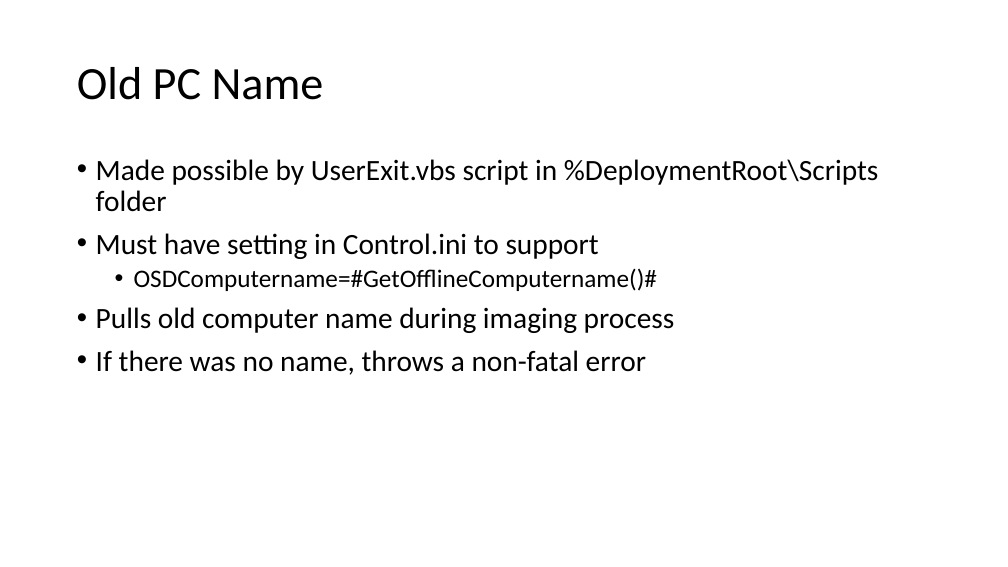
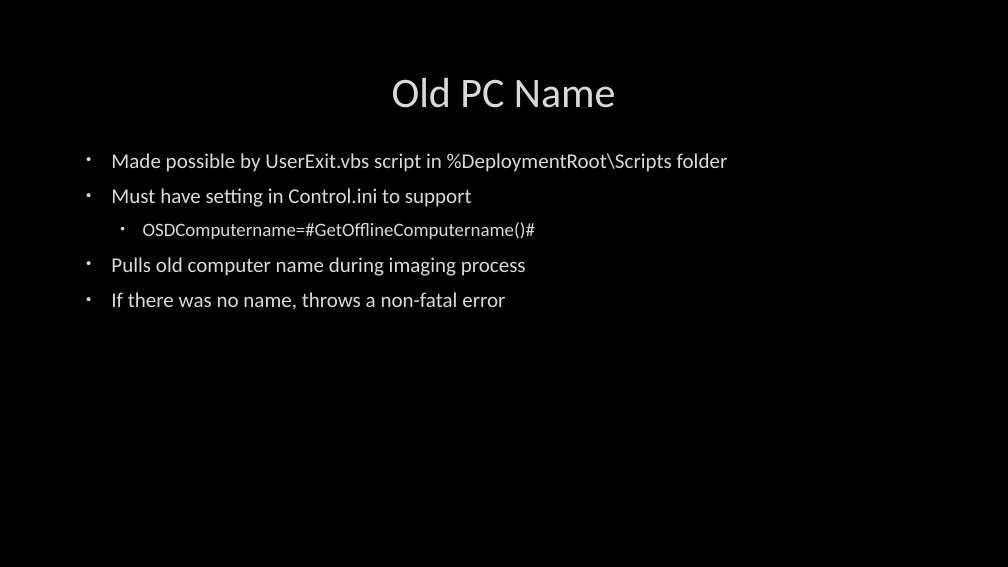
Before and after one commit to fydexx/HECC-2018, a slide deck: slide 3 of Part_02/Section03.pptx. Drawn at 1008x567 pixels with LibreOffice and Linux fonts; fonts in the diff are those of the drawing; background and template pictures are left out. Boxes give left, top, right and bottom in pixels: in the first picture for what was removed or moved away, otherwise in the second. Text is boxed around its words. In the diff, an @@ line names an element or a change of style, - is before the commit and + after.

```diff
--- a/Part_02/Section03.pptx
+++ b/Part_02/Section03.pptx
@@ background #FFFFFF to picture (left out) @@
@@ title "Old PC Name": place and size @@
-title "Old PC Name" at <box>77,67,324,100</box>
+title "Old PC Name" at <box>392,78,616,108</box>
@@ title "Old PC Name" at <box>392,78,616,108</box>: size 44 to 40 pt, text colour #000000 to #DADADA, letter outline none to #404040 0.75 pt; alignment left to centre; line spacing 0.9 to 1 @@
@@ text "Made possible by UserExit.vbs script ...": place and size @@
-text "Made possible by UserExit.vbs script ..." at <box>96,159,878,375</box>
+text "Made possible by UserExit.vbs script ..." at <box>111,153,728,310</box>
@@ text "Made possible by UserExit.vbs script ..." at <box>111,153,728,310</box>: size 28 to 20 pt in "Made possible by UserExit.vbs script in %DeploymentRoot\Scri ...", "Must have setting in Control.ini to support", "Pulls old computer name during imaging process", "If there was no name, throws a ..."; text colour #000000 to #DADADA, letter outline none to #404040 0.75 pt; size 24 to 18 pt in "OSDComputername=#GetOfflineComputername()#"; indent changed; line spacing 0.9 to 1; more space between paragraphs @@
```
Also in this commit, not shown: 13 other slides changed, 1 slide added.
